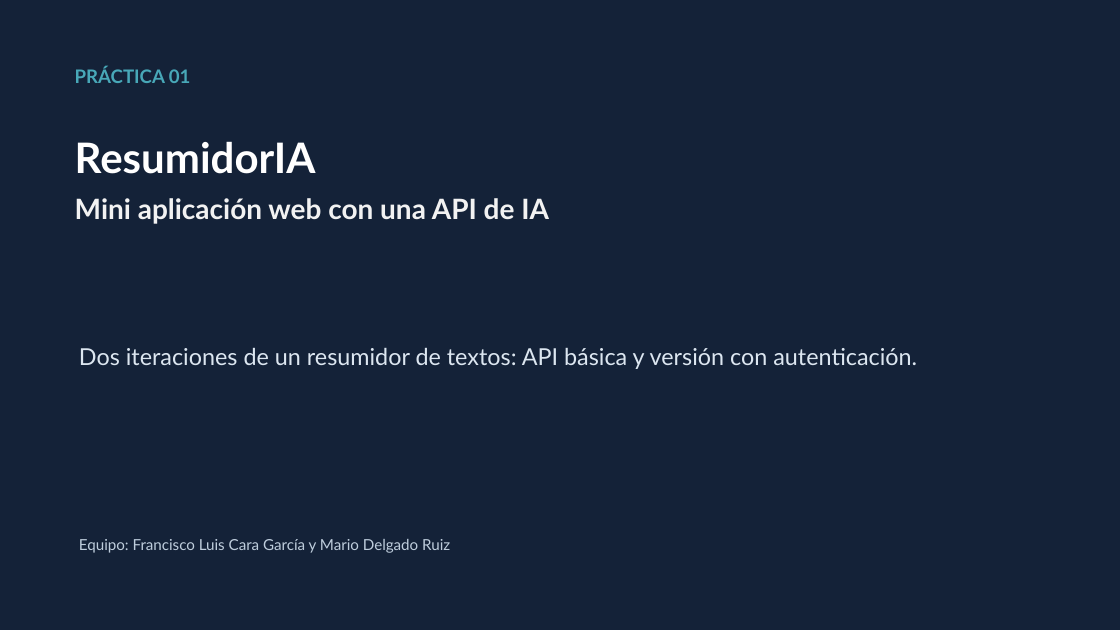
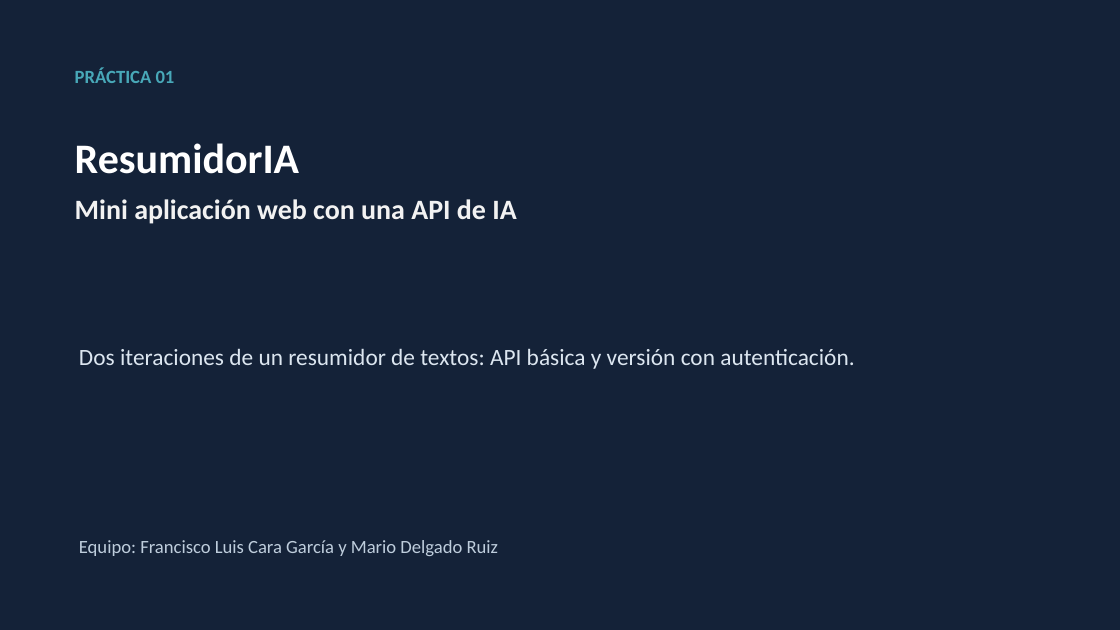
Before and after one commit to mdelrui/Practica01-Mini_App_Web, a slide deck: slide 1 of presentation/defensa.pptx. Drawn at 1120x630 pixels with LibreOffice and Linux fonts; fonts in the diff are those of the drawing. Boxes give left, top, right and bottom in pixels: in the first picture for what was removed or moved away, otherwise in the second. Text is boxed around its words. In the diff, an @@ line names an element or a change of style, - is before the commit and + after.

```diff
--- a/presentation/defensa.pptx
+++ b/presentation/defensa.pptx
@@ text "PRÁCTICA 01" at box(75, 68, 175, 83): font Lato to Calibri @@
@@ text "ResumidorIA" at box(75, 143, 516, 224): font Lato to Calibri @@
@@ text "Dos iteraciones de un resumidor ..." at box(79, 349, 854, 369): font Lato to Calibri; alignment left to justified @@
@@ text "Equipo: Francisco Luis Cara García ..." at box(79, 540, 498, 556): size 13 to 16 pt, font Lato to Calibri @@
```
Also in this commit, not shown: 16 other slides changed, 1 slide added, 1 other file.
